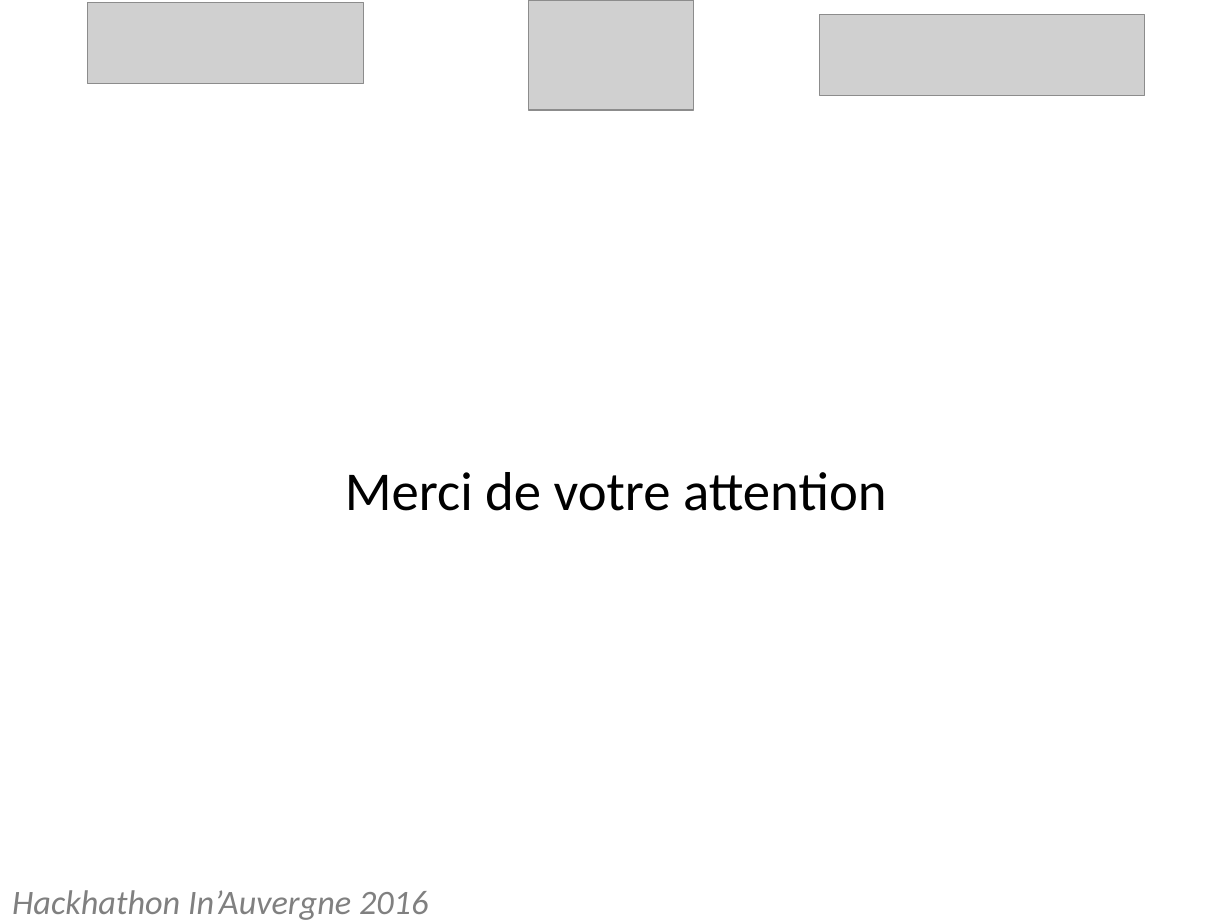
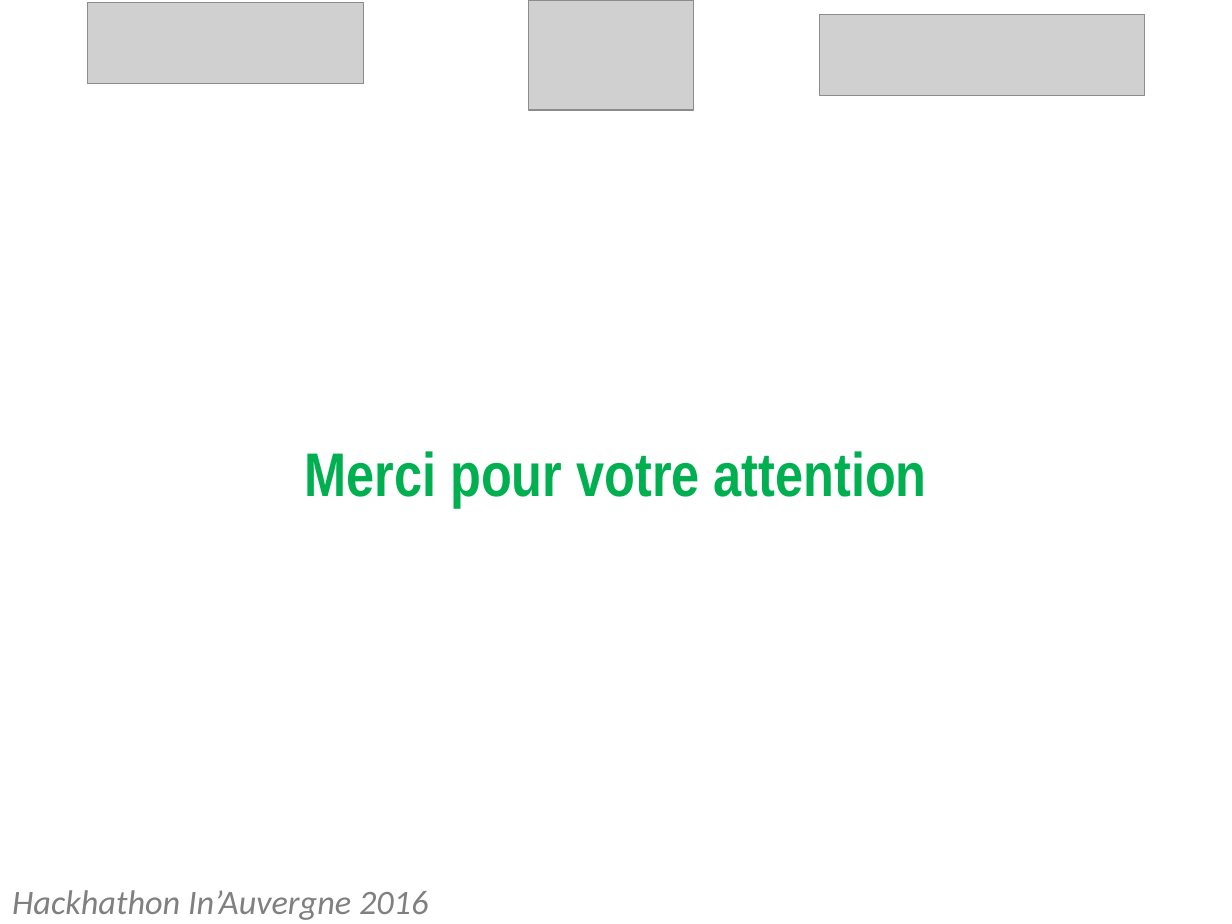
Before and after one commit to JulienUsson/hackathon-BtoCycle, a slide deck: slide 5 of Présentation.pptx. Drawn at 1232x924 pixels with LibreOffice and Linux fonts; fonts in the diff are those of the drawing; grey boxes stand for pictures. Boxes give left, top, right and bottom in pixels: in the first picture for what was removed or moved away, otherwise in the second. Text is boxed around its words. In the diff, an @@ line names an element or a change of style, - is before the commit and + after.

```diff
--- a/Présentation.pptx
+++ b/Présentation.pptx
@@ title at [304, 451, 927, 508]: text changed; size 32 to 36 pt; font Calibri to Arial Narrow; text colour #000000 to #00B050; bold on @@
-Merci de votre attention
+Merci pour votre attention
```
Also in this commit, not shown: 4 other slides changed.
